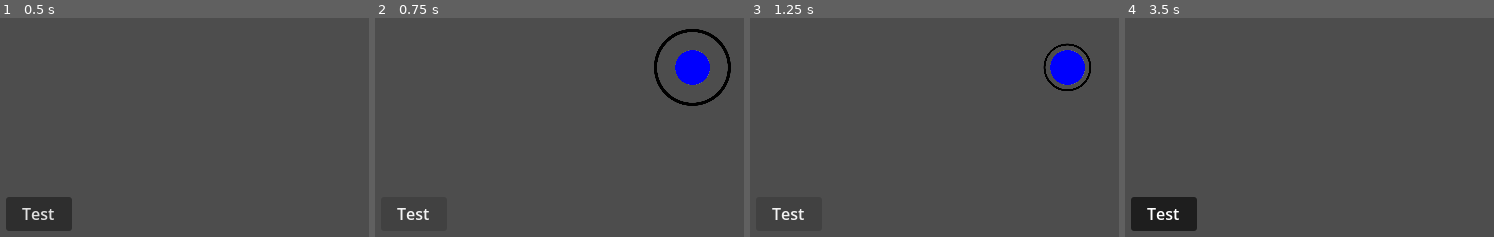
Above: before the commit, frames 1-4 (left to right).
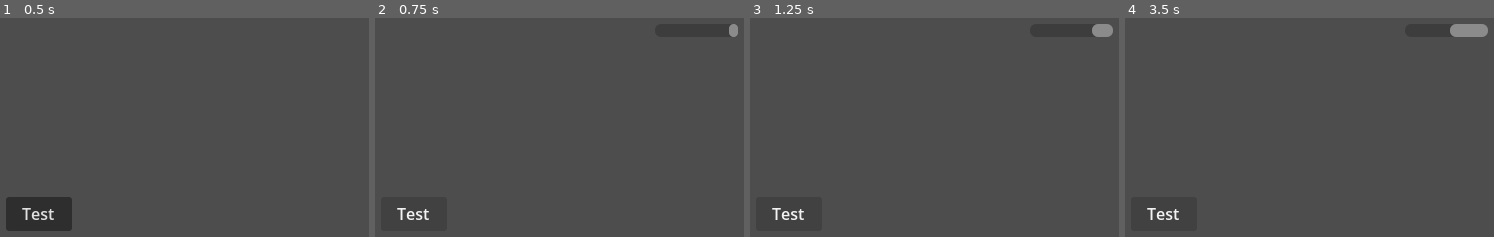
Above: after the commit, the same moments.

Repository: longv1-code/chillennium-26
Game: Godot game, scene res://qte_test.tscn
The game is run twice, just before and just after one commit, with the same random seed, the same clock (stepped at 60 frames per second) and the same inputs. This scene is started directly instead of the project's main scene.
Inputs:
- Up to frame 1 (0.5 s): no input
- Up to frame 2 (0.75 s): click "Test" at 0.5 s
- Up to frame 3 (1.25 s): no input
- Up to frame 4 (3.5 s): tap Enter at 1.25 s; hold D (move_right) 1.28-2.03 s; hold Space (qte_action) 1.28-2.03 s; hold S (move_down) 2.03-2.78 s; tap F (interact) at 2.1 s; tap Space (qte_action) at 2.3 s; hold D (move_right) from 2.78 s (still down); hold Space (qte_action) from 2.78 s (still down)

Frame 1 is identical in both runs. In frame 2, 2.3% of the frame differs, in the area x 75-99%, y 2-41%; in frame 3, 1.9%; in frame 4, 3.1%, in the area x 1-99%, y 2-98%.

Commit message:
working spam qte

Diff:
--- a/qte_test.gd
+++ b/qte_test.gd
@@ -14,7 +14,8 @@
 # optional Button signal:
 func _on_test_button_pressed() -> void:
 	print("Starting Timing QTE")
-	qte_ui.start_qte(test_enemy)
+	$TestButton.release_focus()
+	qte_ui.start_spam_qte(test_enemy)
 
 func _on_qte_success(enemy):
 	print("QTE Success! Target:", enemy.name)
--- a/qteui.gd
+++ b/qteui.gd
@@ -1,20 +1,16 @@
 extends Control
-
 # Timing QTE
 @export var qte_duration: float = 1.5
 @export var perfect_window: float = 0.15
-
 var time_left: float
 var active: bool = false
 var target: Node = null
-
 # Spam QTE
-@export var spam_required: int = 15
 @export var spam_duration: float = 2.0
-
-var spam_count: int = 0
+@export var fill_rate: float = 0.3      # how fast bar fills per second (increase = harder)
+@export var drain_per_press: float = 0.15 # how much each space press drains (decrease = harder)
 var spam_mode: bool = false
-
+var spam_fill: float = 0.01  # 0.0 = empty (win), 1.0 = full (fail)
 var perfect_time: float
 
 signal qte_success(target)
@@ -23,24 +19,23 @@
 func _ready():
 	visible = false
 	center_qte_container()
-
+	# Setup SpamHeart
+	var spam_heart = $QTEContainer/SpamHeart
+	spam_heart.min_value = 0.0
+	spam_heart.max_value = 1.0
+	spam_heart.value = 0.0
+	spam_heart.visible = false
 # Centers QTEContainer on screen (Godot 4 safe)
 func center_qte_container():
 	var screen_size = get_viewport().get_visible_rect().size
-	var container_size = $QTEContainer.get_size() # works on Control nodes in Godot 4
+	var container_size = $QTEContainer.get_size()
 	$QTEContainer.position = screen_size / 2 - container_size / 2
-
 func _align_approach_to_hit():
 	var hit_circle = $QTEContainer/HitCircle
 	var approach_circle = $QTEContainer/ApproachCircle
-
-	# Pivot from center so scaling doesn't shift position
 	approach_circle.pivot_offset = approach_circle.size / 2
-
-	# Calculate centers and align
 	var hit_center = hit_circle.position + hit_circle.size / 2
 	approach_circle.position = hit_center - approach_circle.size / 2
-
 # Start Timing QTE
 func start_qte(enemy: Node):
 	if active:
@@ -51,60 +46,48 @@
 	active = true
 	spam_mode = false
 	visible = true
-
+	$QTEContainer/SpamHeart.visible = false
 	var hit_circle = $QTEContainer/HitCircle
 	var approach_circle = $QTEContainer/ApproachCircle
-
-	# reset scale
 	approach_circle.scale = Vector2(2, 2)
-
-	# center approach circle
 	_align_approach_to_hit()
-
-	# calculate perfect timing in seconds
 	var approach_radius = approach_circle.size.x / 2
 	var hit_radius = hit_circle.size.x / 2
-
-	# Ensure approach circle always starts visually outside the hit circle
-	var start_scale = (hit_radius / approach_radius) * 2.5  # 2.5 gives a comfortable starting gap
+	var start_scale = (hit_radius / approach_radius) * 2.5
 	approach_circle.scale = Vector2(start_scale, start_scale)
 	_align_approach_to_hit()
-
-	# Recalculate perfect_time with the dynamic start scale
 	perfect_time = (hit_radius / approach_radius) * qte_duration / start_scale
 	print("Start scale: ", start_scale, " | Perfect time: ", perfect_time)
-
 # Start Spam QTE
 func start_spam_qte(enemy: Node):
 	if active:
 		return
 	stop_qte()
 	target = enemy
-	spam_count = 0
+	spam_fill = 0.0
 	time_left = spam_duration
 	spam_mode = true
 	active = true
 	visible = true
-
-	$QTEContainer/ApproachCircle.scale = Vector2(2, 2)
-	_align_approach_to_hit()
-
+	var spam_heart = $QTEContainer/SpamHeart
+	spam_heart.value = 0.0
+	spam_heart.visible = true
+	# Hide approach/hit circles during spam QTE — not needed
+	$QTEContainer/HitCircle.visible = false
+	$QTEContainer/ApproachCircle.visible = false
 # Process QTE
 func _process(delta):
 	if not active:
 		return
-
 	if spam_mode:
 		process_spam(delta)
 	else:
 		process_timing(delta)
-
 # Timing QTE
 func process_timing(delta):
 	time_left -= delta
 	var ratio = time_left / qte_duration
 	$QTEContainer/ApproachCircle.scale = Vector2(2, 2) * ratio
-
 	if Input.is_action_just_pressed("qte_action"):
 		if abs(time_left - perfect_time) <= perfect_window:
 			qte_success.emit(target)
@@ -112,27 +95,29 @@
 			qte_fail.emit()
 		stop_qte()
 		return
-
 	if time_left <= 0:
 		qte_fail.emit()
 		stop_qte()
-
 # Spam QTE
 func process_spam(delta):
-	time_left -= delta
-
+	# Bar fills automatically over time
+	spam_fill += fill_rate * delta
+	spam_fill = clamp(spam_fill, 0.0, 1.0)
+	# Each press drains the bar
 	if Input.is_action_just_pressed("qte_action"):
-		spam_count += 1
-
-	if spam_count >= spam_required:
+		spam_fill -= drain_per_press
+		spam_fill = clamp(spam_fill, 0.0, 1.0)
+	$QTEContainer/SpamHeart.value = spam_fill
+	# Win: drained to empty
+	if spam_fill <= 0.0:
 		qte_success.emit(target)
 		stop_qte()
 		return
-
-	if time_left <= 0:
+	# Fail: filled completely
+	if spam_fill >= 1.0:
 		qte_fail.emit()
 		stop_qte()
-
+		return
 # Stop / Reset QTE
 func stop_qte():
 	active = false
@@ -140,4 +125,7 @@
 	visible = false
 	target = null
 	time_left = 0.0
-	spam_count = 0
+	spam_fill = 0.0
+	$QTEContainer/SpamHeart.visible = false
+	$QTEContainer/HitCircle.visible = true
+	$QTEContainer/ApproachCircle.visible = true
--- a/qteui.tscn
+++ b/qteui.tscn
@@ -58,3 +58,12 @@
 grow_vertical = 2
 texture = ExtResource("2_sylqv")
 expand_mode = 1
+
+[node name="SpamHeart" type="ProgressBar" parent="QTEContainer" unique_id=22619522]
+layout_mode = 0
+offset_left = 135.5
+offset_top = 77.0
+offset_right = 218.5
+offset_bottom = 90.0
+fill_mode = 1
+show_percentage = false
